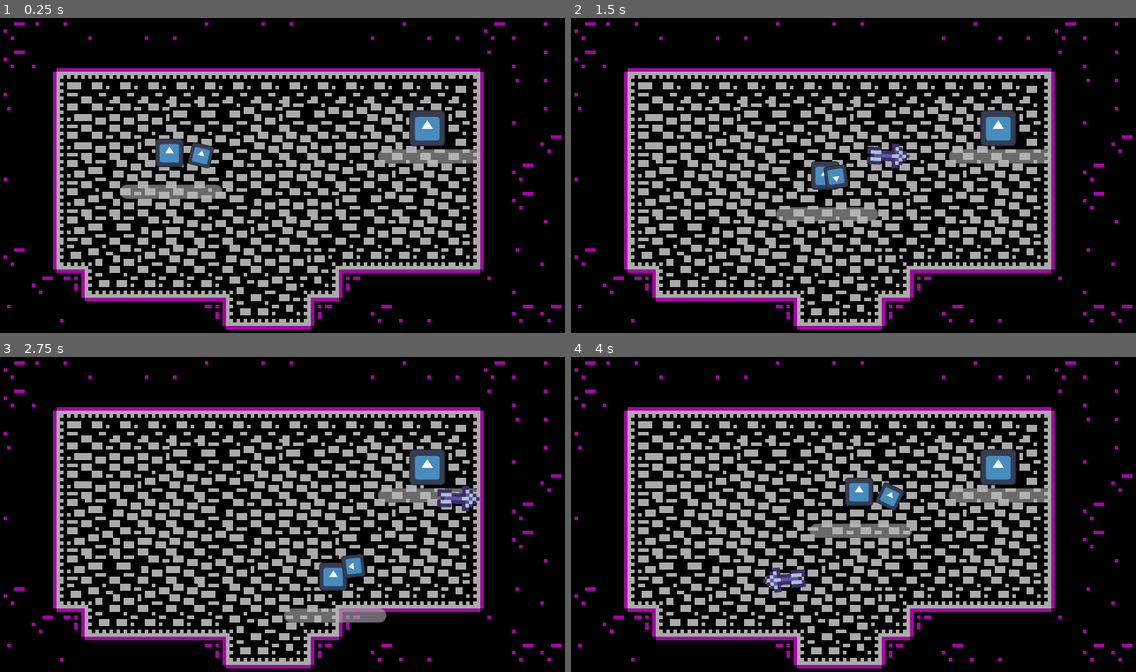
Above: before the commit, frames 1-4 (two rows, left to right).
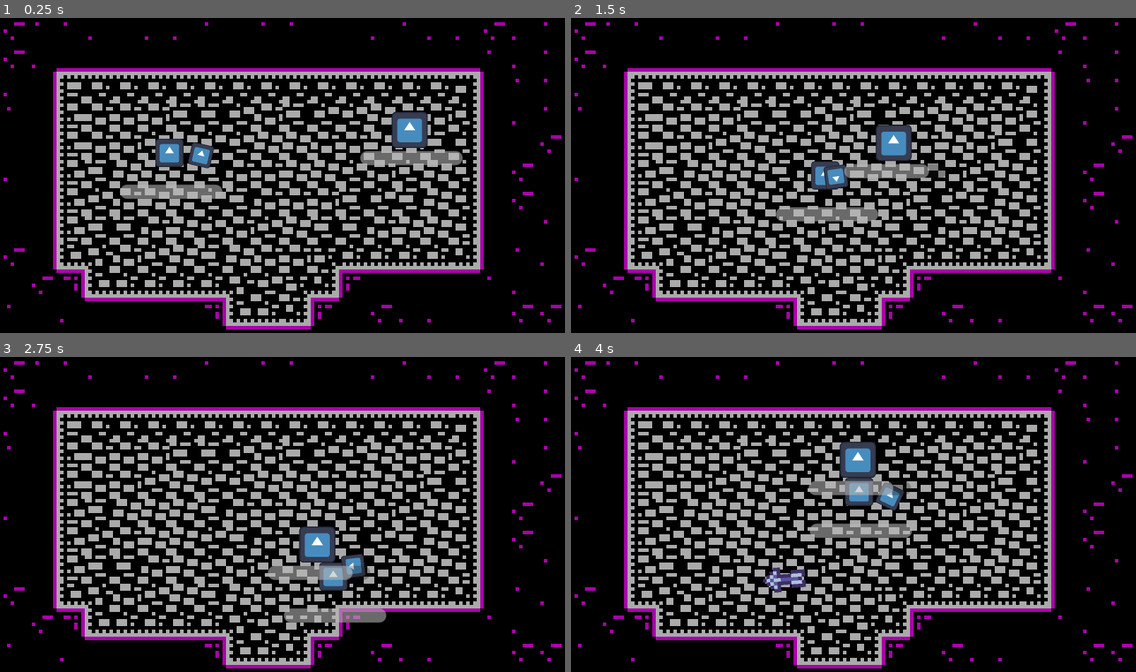
Above: after the commit, the same moments.

Repository: Renan-G-projec/DungeonWarrior
Game: Godot game, scene res://scenes/main.tscn
Same seed, same stepped clock (60 frames per second), same inputs: the game is played once before the commit and once after it. The engine's default icon, where the game draws it, is replaced by a stand-in: a white triangle on a blue panel in a dark square.
Inputs (mouse positions are in pixels of both pictures, inside the frame that each line leads up to):
- Up to frame 1 (0.25 s): no input
- Up to frame 2 (1.5 s): tap Enter at 0.5 s; move the mouse to (977, 159) at 0.52 s; hold D (walk_right) 0.53-1.28 s; click (977, 159) at 0.6 s; move the mouse to (740, 191) at 1.27 s; hold S (walk_down) from 1.28 s (still down); tap Alt at 1.35 s
- Up to frame 3 (2.75 s): move the mouse to (339, 442) at 2.02 s; release S (walk_down) at 2.03 s; hold D (walk_right) from 2.03 s (still down); tap Shift at 2.1 s
- Up to frame 4 (4 s): move the mouse to (825, 577) at 2.77 s; release D (walk_right) at 2.78 s; hold W (walk_up) 2.78-3.53 s; click (825, 577) at 2.85 s; move the mouse to (1023, 561) at 3.52 s; hold A (walk_left) from 3.53 s (still down); tap Alt at 3.6 s

The runs differ from the first frame. In frame 1, 1.2% of the frame differs, in the area x 63-85%, y 29-47%; in frame 2, 2.5%; in frame 3, 2.8%, in the area x 47-85%, y 29-71%; in frame 4, 2.6%.

Commit message:
Enemy now follows the player

Diff:
--- /dev/null
+++ b/features/components/follow_player.gd
@@ -0,0 +1,26 @@
+class_name FollowPlayer
+extends Node
+
+@export var speed: float = 20.0
+@export var stop_distance: float = 1.0
+var player: Player
+
+@onready var body: CharacterBody2D = get_parent()
+
+func _ready() -> void:
+	player = get_tree().get_first_node_in_group("player") as Player
+
+func _physics_process(delta: float) -> void:
+	if !player:
+		body.velocity = Vector2.ZERO
+		return
+
+	var distance: float = body.global_position.distance_to(player.global_position)
+
+	if distance > stop_distance:
+		var direction: Vector2 =  body.global_position.direction_to(player.global_position)
+		body.velocity = direction * speed
+	else:
+		body.velocity = Vector2.ZERO
+
+	body.move_and_slide()
--- a/features/enemies/enemy_base.tscn
+++ b/features/enemies/enemy_base.tscn
@@ -5,6 +5,7 @@
 [ext_resource type="Script" uid="uid://c7gd8nrwsduhk" path="res://features/components/health_component.gd" id="2_valvq"]
 [ext_resource type="PackedScene" uid="uid://cr6e8ow0yxrfy" path="res://features/components/lifebar.tscn" id="3_b8rtt"]
 [ext_resource type="Script" uid="uid://bpb1sutj7mvtm" path="res://features/components/feel_component.gd" id="4_xsgr6"]
+[ext_resource type="Script" uid="uid://di8mwn2k6d7mm" path="res://features/components/follow_player.gd" id="6_v3xjv"]
 
 [sub_resource type="RectangleShape2D" id="RectangleShape2D_d1p6d"]
 size = Vector2(10, 10)
@@ -36,5 +37,8 @@
 offset_bottom = 6.0
 bind_health_component = NodePath("../HealthComponent")
 
+[node name="FollowPlayer" type="Node" parent="." unique_id=351703223]
+script = ExtResource("6_v3xjv")
+
 [connection signal="died" from="HealthComponent" to="." method="_on_health_component_died"]
 [connection signal="took_damage" from="HealthComponent" to="." method="_on_health_component_took_damage"]
--- a/features/player/player.tscn
+++ b/features/player/player.tscn
@@ -9,7 +9,7 @@
 [sub_resource type="RectangleShape2D" id="RectangleShape2D_d1p6d"]
 size = Vector2(8, 8)
 
-[node name="Player" type="CharacterBody2D" unique_id=2017001837 node_paths=PackedStringArray("weapon")]
+[node name="Player" type="CharacterBody2D" unique_id=2017001837 node_paths=PackedStringArray("weapon") groups=["player"]]
 script = ExtResource("1_fcb3x")
 weapon = NodePath("Bow")
 
--- a/project.godot
+++ b/project.godot
@@ -31,6 +31,10 @@
 [editor_plugins]
 
 enabled=PackedStringArray("res://addons/godot_super-wakatime/plugin.cfg")
+
+[global_group]
+
+player=""
 
 [input]
 
Not shown, added: features/components/follow_player.gd.uid
Not shown, added: .DS_Store
Not shown, added: features/.DS_Store
